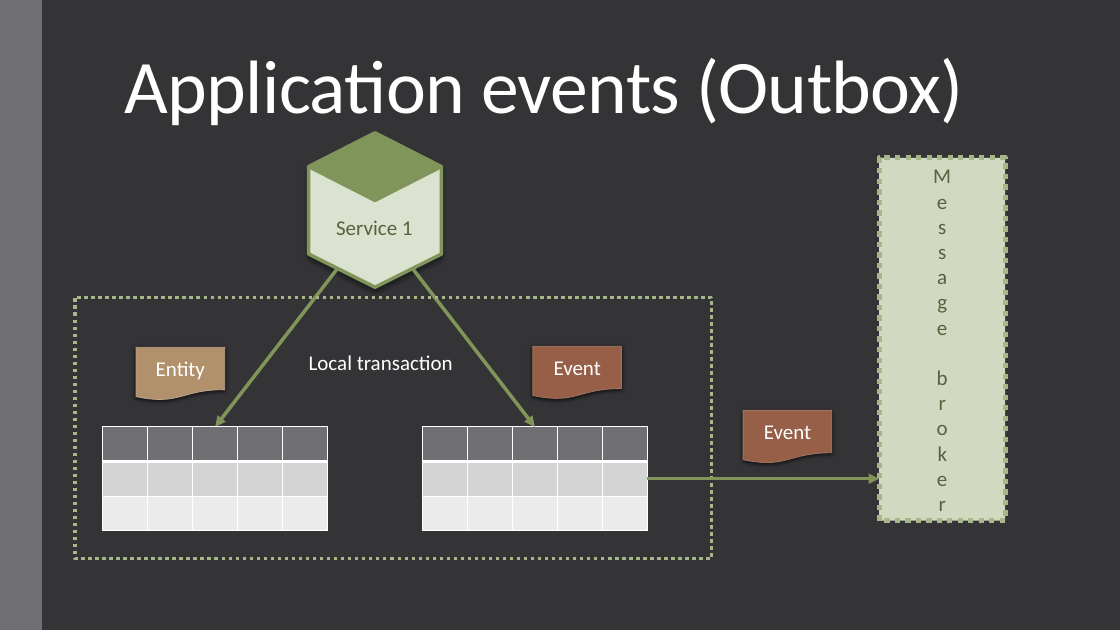
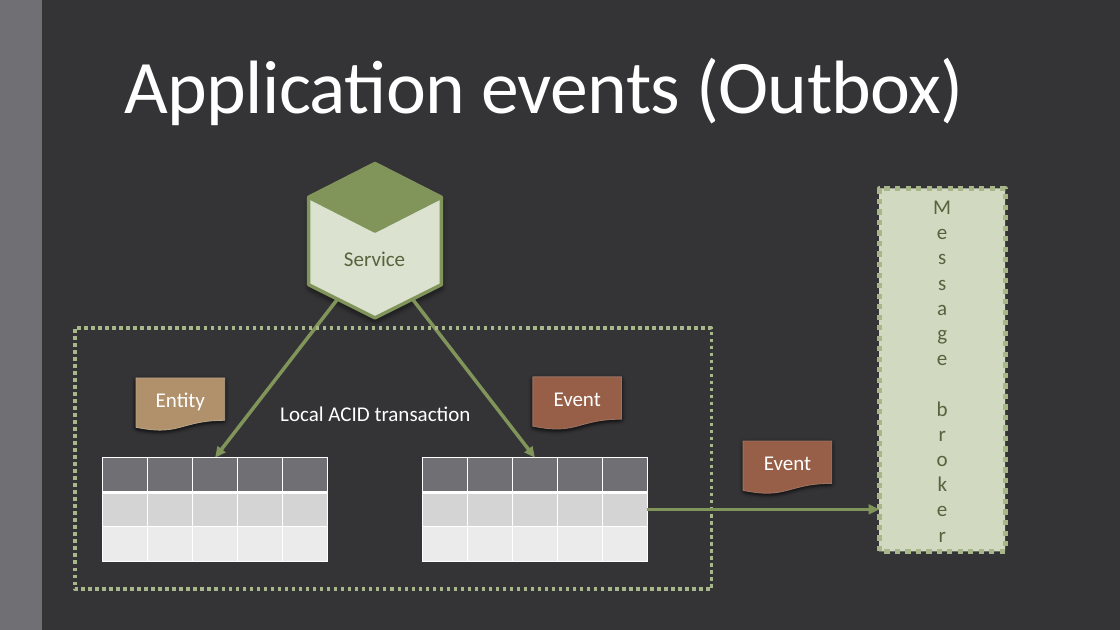
Before and after one commit to andrii-litvinov/event-driven-mongodb, a slide deck: slide 8 of t18-event-mongodb.pptx. Drawn at 1120x630 pixels with LibreOffice and Linux fonts; fonts in the diff are those of the drawing. Boxes give left, top, right and bottom in pixels: in the first picture for what was removed or moved away, otherwise in the second. Text is boxed around its words. In the diff, an @@ line names an element or a change of style, - is before the commit and + after.

```diff
--- a/t18-event-mongodb.pptx
+++ b/t18-event-mongodb.pptx
@@ text at (344, 251, 405, 266): text changed @@
-Service 1
+Service
@@ text at (280, 406, 471, 421): text changed @@
-Local transaction
+Local ACID transaction
@@ 3 flow chart documents, 3 arrows, 2 rectangles, 2 tables, 1 hexagon, 1 diamond: place and size @@
-3 flow chart documents, 3 arrows, 2 rectangles, 2 tables, 1 hexagon, 1 diamond at (75, 133, 1006, 559)
+3 flow chart documents, 3 arrows, 2 rectangles, 2 tables, 1 hexagon, 1 diamond at (75, 164, 1006, 590)
```
